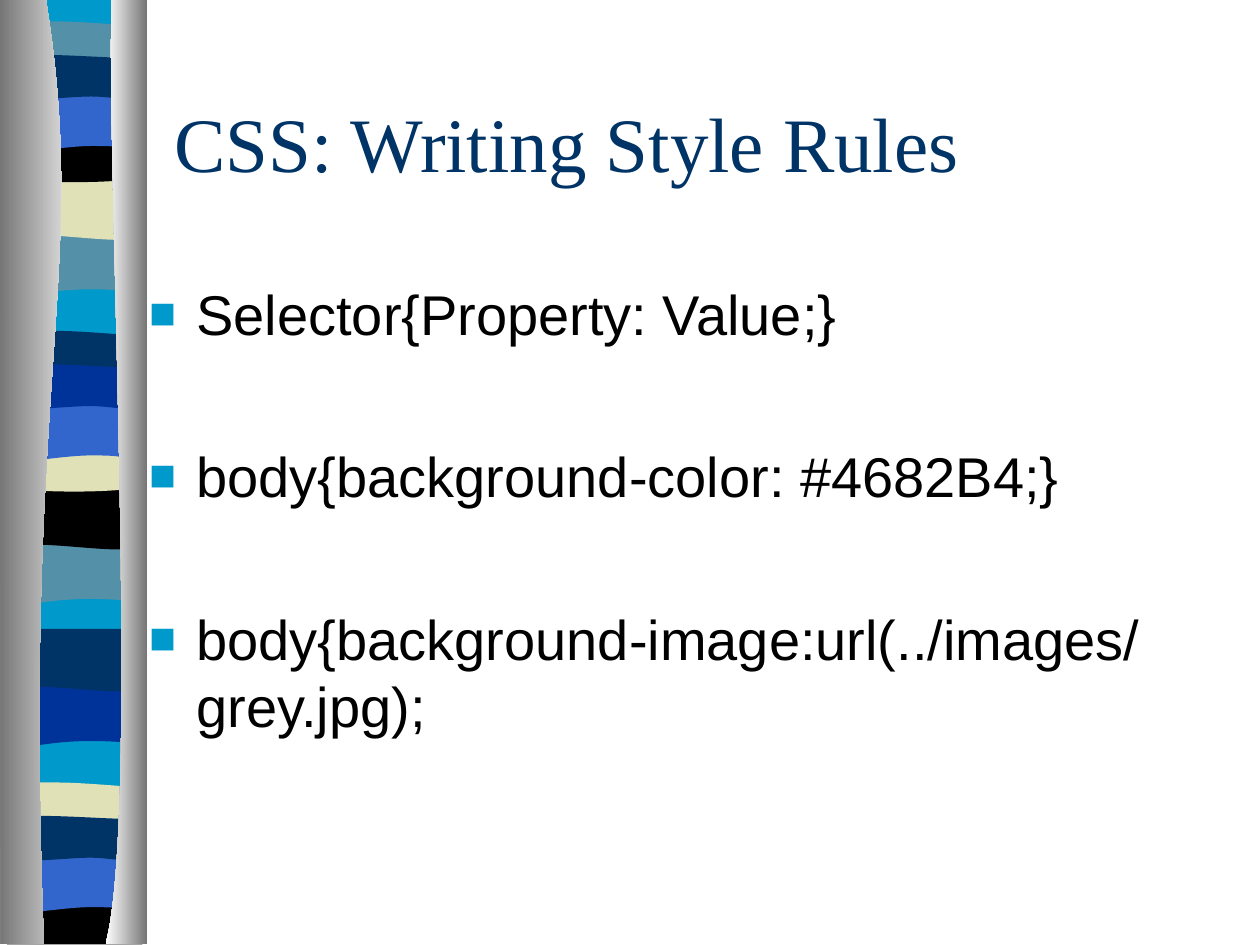
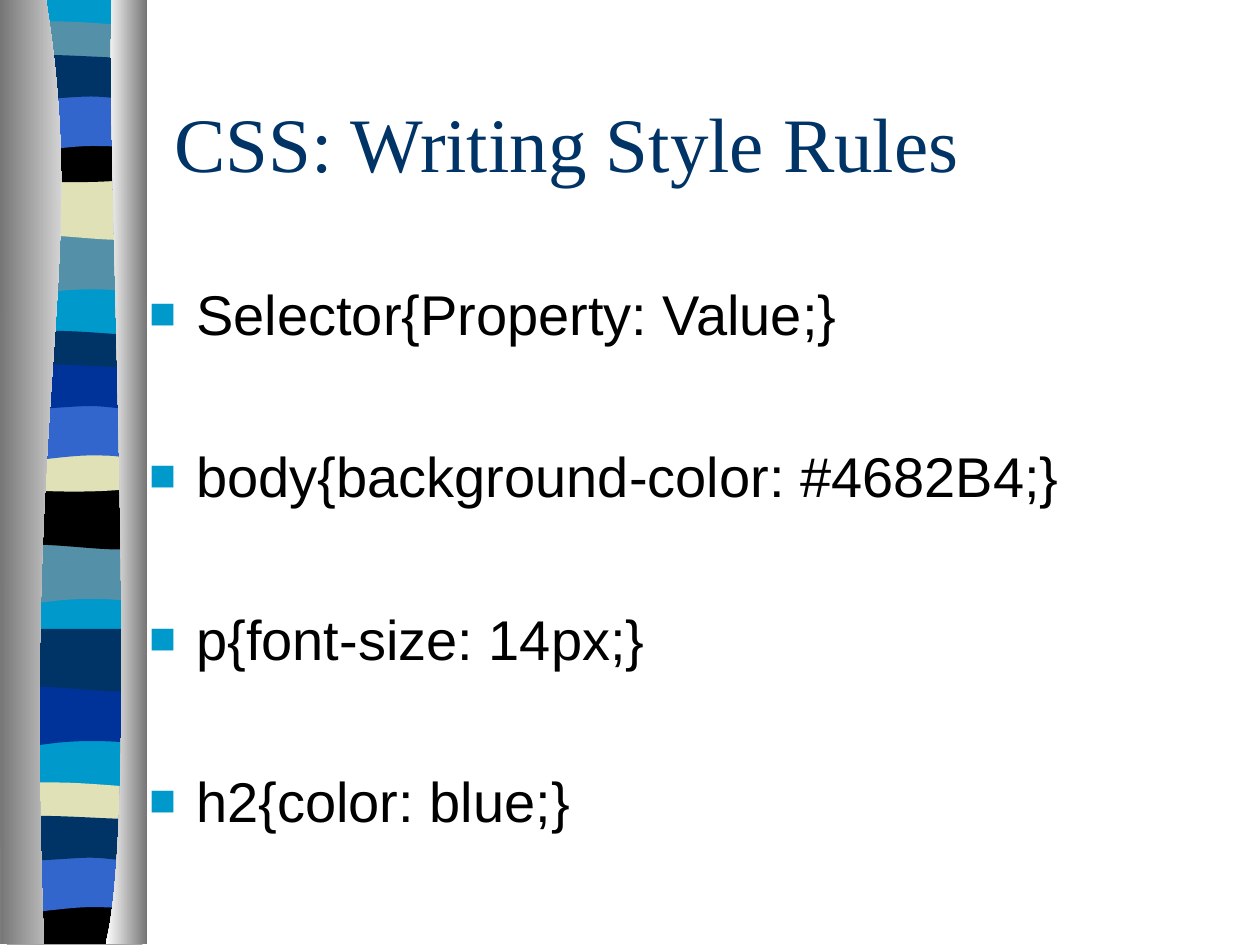
Before and after one commit to arhswebdesign/arhswebdesign.github.io, a slide deck: slide 9 of powerpoint/CSS_story.ppt. Drawn at 1260x945 pixels with LibreOffice and Linux fonts; fonts in the diff are those of the drawing. Boxes give left, top, right and bottom in pixels: in the first picture for what was removed or moved away, otherwise in the second. Text is boxed around its words. In the diff, an @@ line names an element or a change of style, - is before the commit and + after.

```diff
--- a/powerpoint/CSS_story.ppt
+++ b/powerpoint/CSS_story.ppt
@@ text at box(196, 619, 645, 833): text changed @@
-■ body{background-image:url(../images/grey.jpg);
+■ p{font-size: 14px;}
+■ h2{color: blue;}
```
Also in this commit, not shown: 7 other slides changed.
